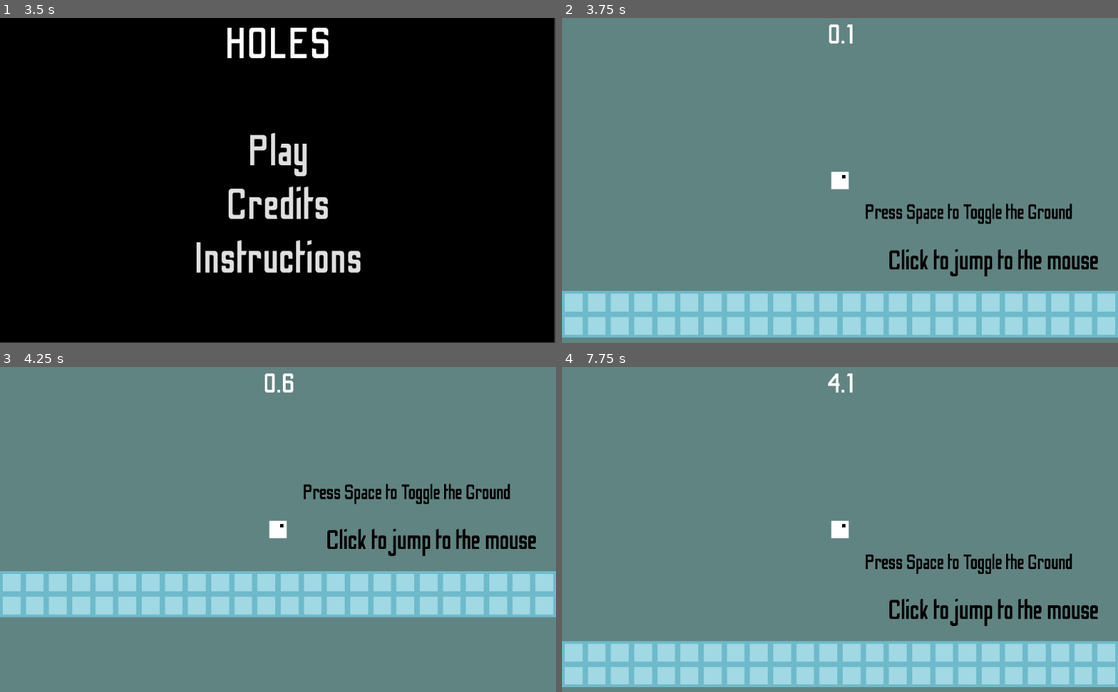
Above: before the commit, frames 1-4 (two rows, left to right).
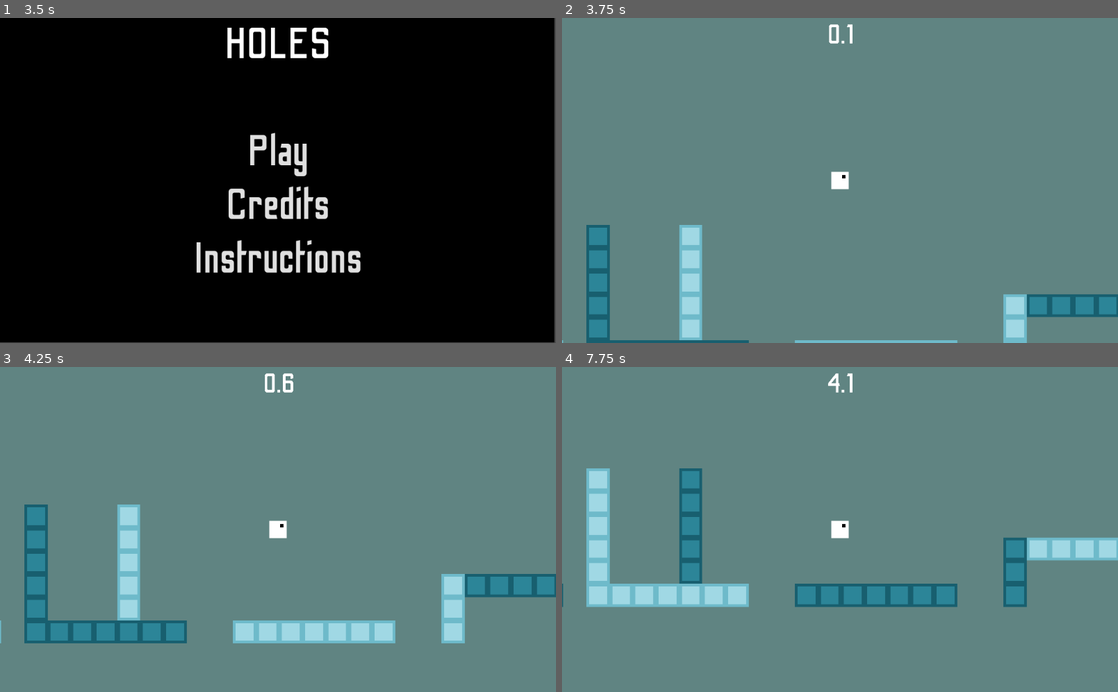
Above: after the commit, the same moments.

Repository: jonot-cyber/brackeys-game-jam-game-that-i-am-doing
Game: Godot game, scene res://Scenes/UI.tscn
The game is run twice, just before and just after one commit, with the same random seed, the same clock (stepped at 60 frames per second) and the same inputs.
Inputs (mouse positions are in pixels of both pictures, inside the frame that each line leads up to):
- Up to frame 1 (3.5 s): click "Credits" at 0.5 s; click "Back" at 1.25 s; click "Instructions" at 2 s; click "Back" at 2.75 s
- Up to frame 2 (3.75 s): click "Play" at 3.5 s
- Up to frame 3 (4.25 s): no input
- Up to frame 4 (7.75 s): tap Enter at 4.25 s; move the mouse to (962, 513) at 4.27 s; click (962, 513) at 4.42 s; tap Space at 4.52, 7.52 s; drag from (728, 545) to (812, 594) at 5.02 s; move the mouse to (895, 458) at 5.77 s; click (895, 458) at 5.92 s; drag from (812, 594) to (673, 480) at 6.52 s; move the mouse to (1006, 578) at 7.27 s; click (1006, 578) at 7.42 s

Frame 1 is identical in both runs. In frame 2, 18% of the frame differs, in the area x 0-100%, y 57-100%; in frame 3, 22%; in frame 4, 25%, in the area x 0-100%, y 31-99%.

Commit message:
fix pos

Diff:
--- a/Scenes/Game.tscn
+++ b/Scenes/Game.tscn
@@ -83,7 +83,6 @@
 extents = Vector2( 603.246, 2045.04 )
 
 [node name="Node2D" type="Node2D"]
-position = Vector2( -2835.87, -86.4019 )
 script = ExtResource( 1 )
 
 [node name="TileMap" type="TileMap" parent="."]
@@ -98,6 +97,7 @@
 [node name="Player" parent="." instance=ExtResource( 4 )]
 
 [node name="Spawn" type="Position2D" parent="."]
+position = Vector2( 39032.9, 111.427 )
 
 [node name="EndPoint" type="Area2D" parent="."]
 position = Vector2( 52603.6, -802.169 )
@@ -109,20 +109,21 @@
 [node name="Checkpoints" type="Node" parent="."]
 
 [node name="Checkpoint" parent="Checkpoints" instance=ExtResource( 5 )]
-position = Vector2( 6315.13, -46.4019 )
+position = Vector2( 10411, -391.324 )
 color = Color( 0.403922, 0.556863, 0.376471, 1 )
 
 [node name="Checkpoint2" parent="Checkpoints" instance=ExtResource( 5 )]
-position = Vector2( 9200.53, -2603.36 )
+position = Vector2( 12218.5, -2440.76 )
 color = Color( 0.392157, 0.462745, 0.541176, 1 )
 
 [node name="Checkpoint3" parent="Checkpoints" instance=ExtResource( 5 )]
-position = Vector2( 17749, -1101.48 )
+position = Vector2( 20128.9, -965.058 )
 color = Color( 0.533333, 0.364706, 0.509804, 1 )
 
 [node name="Checkpoint4" parent="Checkpoints" instance=ExtResource( 5 )]
-position = Vector2( 26858, -672.96 )
+position = Vector2( 29876.8, -706.709 )
 color = Color( 0.54902, 0.47451, 0.34902, 1 )
+switch = "blue"
 
 [node name="Checkpoint5" parent="Checkpoints" instance=ExtResource( 5 )]
 position = Vector2( 41305, 732.689 )
@@ -142,3 +143,5 @@
 [connection signal="switch" from="Player" to="TileMap" method="update_tiles"]
 [connection signal="switch" from="Player" to="." method="_on_Player_switch"]
 [connection signal="body_entered" from="EndPoint" to="EndPoint" method="_on_EndPoint_body_entered"]
+
+[editable path="Checkpoints/Checkpoint4"]
--- a/Scenes/Objects/Checkpoint.tscn
+++ b/Scenes/Objects/Checkpoint.tscn
@@ -3,7 +3,7 @@
 [ext_resource path="res://Scripts/Checkpoint.gd" type="Script" id=1]
 
 [sub_resource type="RectangleShape2D" id=1]
-extents = Vector2( 752.953, 1650 )
+extents = Vector2( 479.771, 1650 )
 
 [node name="Checkpoint" type="Position2D"]
 script = ExtResource( 1 )
Not shown, added: Cover.png.import
